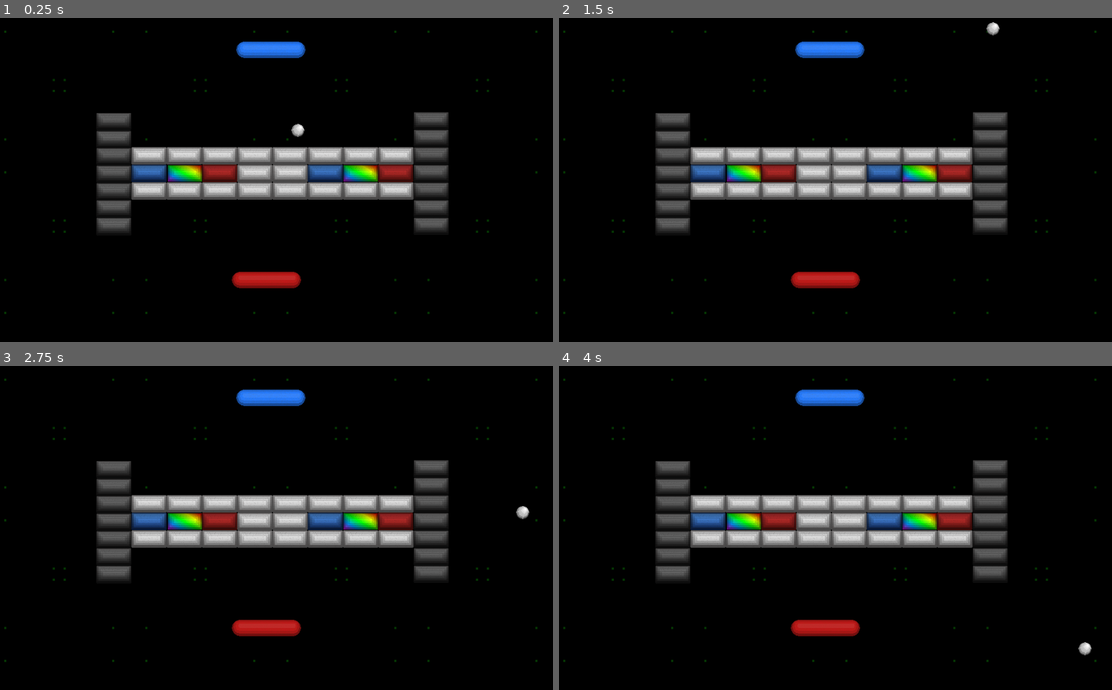
Above: before the commit, frames 1-4 (two rows, left to right).
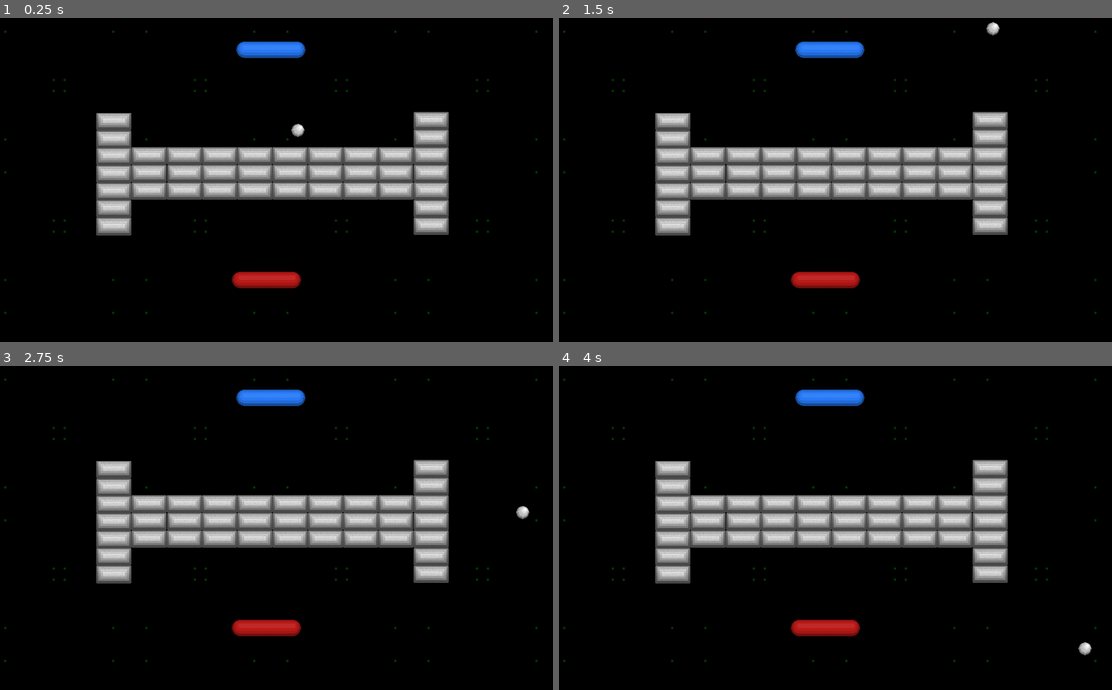
Above: after the commit, the same moments.

Repository: hiniko/BreakoutVs
Game: Godot game, scene res://Scenes/TestArena.tscn
Same seed, same stepped clock (60 frames per second), same inputs: the game is played once before the commit and once after it.
Inputs:
- Up to frame 1 (0.25 s): no input
- Up to frame 2 (1.5 s): no input
- Up to frame 3 (2.75 s): no input
- Up to frame 4 (4 s): no input

The runs differ from the first frame. In frame 1, 6.9% of the frame differs, in the area x 17-82%, y 28-68%; in frame 2, 6.9%; in frame 3, 6.9%; in frame 4, 6.9%.

Commit message:
Work on getting brick collisions working

Diff:
--- a/BreakoutVs/Actors/Ball.tscn
+++ b/BreakoutVs/Actors/Ball.tscn
@@ -6,11 +6,13 @@
 [sub_resource type="CircleShape2D" id=1]
 radius = 12.4958
 
-[node name="Ball" type="KinematicBody2D"]
+[node name="Ball" type="KinematicBody2D" groups=[
+"balls",
+]]
 script = ExtResource( 2 )
+
+[node name="Ball" type="Sprite" parent="."]
+texture = ExtResource( 1 )
 
 [node name="CollisionShape2D" type="CollisionShape2D" parent="."]
 shape = SubResource( 1 )
-
-[node name="Ball" type="Sprite" parent="."]
-texture = ExtResource( 1 )
--- a/BreakoutVs/Actors/Bricks.tscn
+++ b/BreakoutVs/Actors/Bricks.tscn
@@ -1,14 +1,17 @@
 [gd_scene load_steps=4 format=2]
 
-[ext_resource path="res://Assets/BlueBrick.png" type="Texture" id=1]
+[ext_resource path="res://Assets/NeutralBrick.png" type="Texture" id=1]
 [ext_resource path="res://Src/Brick.gd" type="Script" id=2]
 
 [sub_resource type="RectangleShape2D" id=1]
 extents = Vector2( 32, 16 )
 
-[node name="Brick" type="KinematicBody2D"]
+[node name="Brick" type="RigidBody2D"]
+mode = 1
+gravity_scale = 0.0
+contacts_reported = 5
+contact_monitor = true
 script = ExtResource( 2 )
-type = 2
 
 [node name="CollisionShape2D" type="CollisionShape2D" parent="."]
 shape = SubResource( 1 )
--- a/BreakoutVs/Actors/Paddle.tscn
+++ b/BreakoutVs/Actors/Paddle.tscn
@@ -1,5 +1,6 @@
-[gd_scene load_steps=3 format=2]
+[gd_scene load_steps=4 format=2]
 
+[ext_resource path="res://Assets/P2Paddle.png" type="Texture" id=1]
 [ext_resource path="res://Src/Paddle.gd" type="Script" id=2]
 
 [sub_resource type="CapsuleShape2D" id=1]
@@ -10,8 +11,9 @@
 script = ExtResource( 2 )
 paddle = 1
 
+[node name="Sprite" type="Sprite" parent="."]
+texture = ExtResource( 1 )
+
 [node name="CollisionShape2D" type="CollisionShape2D" parent="."]
 rotation = 1.5708
 shape = SubResource( 1 )
-
-[node name="Sprite" type="Sprite" parent="."]
--- a/BreakoutVs/Scenes/TestArena.tscn
+++ b/BreakoutVs/Scenes/TestArena.tscn
@@ -87,150 +87,114 @@
 
 [node name="Brick" parent="Bricks" instance=ExtResource( 1 )]
 position = Vector2( 355.27, 320 )
-type = 0
 
 [node name="Brick3" parent="Bricks" instance=ExtResource( 1 )]
 position = Vector2( 483.27, 320 )
-type = 0
 
 [node name="Brick4" parent="Bricks" instance=ExtResource( 1 )]
 position = Vector2( 611.27, 320 )
-type = 0
 
 [node name="Brick5" parent="Bricks" instance=ExtResource( 1 )]
 position = Vector2( 739.28, 320 )
-type = 0
 
 [node name="Brick6" parent="Bricks" instance=ExtResource( 1 )]
 position = Vector2( 355.27, 256 )
-type = 0
 
 [node name="Brick7" parent="Bricks" instance=ExtResource( 1 )]
 position = Vector2( 483.27, 256 )
-type = 0
 
 [node name="Brick8" parent="Bricks" instance=ExtResource( 1 )]
 position = Vector2( 611.27, 256 )
-type = 0
 
 [node name="Brick9" parent="Bricks" instance=ExtResource( 1 )]
 position = Vector2( 739.28, 256 )
-type = 0
 
 [node name="Brick10" parent="Bricks" instance=ExtResource( 1 )]
 position = Vector2( 291.27, 320 )
-type = 0
 
 [node name="Brick11" parent="Bricks" instance=ExtResource( 1 )]
 position = Vector2( 419.27, 320 )
-type = 0
 
 [node name="Brick12" parent="Bricks" instance=ExtResource( 1 )]
 position = Vector2( 547.27, 320 )
-type = 0
 
 [node name="Brick13" parent="Bricks" instance=ExtResource( 1 )]
 position = Vector2( 675.278, 320 )
-type = 0
 
 [node name="Brick14" parent="Bricks" instance=ExtResource( 1 )]
 position = Vector2( 291.27, 256 )
-type = 0
 
 [node name="Brick15" parent="Bricks" instance=ExtResource( 1 )]
 position = Vector2( 419.27, 256 )
-type = 0
 
 [node name="Brick16" parent="Bricks" instance=ExtResource( 1 )]
 position = Vector2( 547.27, 256 )
-type = 0
 
 [node name="Brick17" parent="Bricks" instance=ExtResource( 1 )]
 position = Vector2( 675.278, 256 )
-type = 0
 
 [node name="Brick18" parent="Bricks" instance=ExtResource( 1 )]
 position = Vector2( 483.27, 288 )
-type = 0
 
 [node name="Brick19" parent="Bricks" instance=ExtResource( 1 )]
 position = Vector2( 419.278, 288 )
-type = 1
 
 [node name="Brick20" parent="Bricks" instance=ExtResource( 1 )]
 position = Vector2( 611.27, 288 )
 
 [node name="Brick21" parent="Bricks" instance=ExtResource( 1 )]
 position = Vector2( 547.27, 288 )
-type = 0
 
 [node name="Brick22" parent="Bricks" instance=ExtResource( 1 )]
 position = Vector2( 737.78, 288 )
-type = 1
 
 [node name="Brick24" parent="Bricks" instance=ExtResource( 1 )]
 position = Vector2( 355.77, 288 )
-type = 3
 
 [node name="Brick25" parent="Bricks" instance=ExtResource( 1 )]
 position = Vector2( 675.27, 288 )
-type = 3
 
 [node name="Brick26" parent="Bricks" instance=ExtResource( 1 )]
 position = Vector2( 226.77, 257.5 )
-type = 4
 
 [node name="Brick27" parent="Bricks" instance=ExtResource( 1 )]
 position = Vector2( 227.27, 289.5 )
-type = 4
 
 [node name="Brick28" parent="Bricks" instance=ExtResource( 1 )]
 position = Vector2( 227.27, 321.5 )
-type = 4
 
 [node name="Brick29" parent="Bricks" instance=ExtResource( 1 )]
 position = Vector2( 803.27, 256 )
-type = 4
 
 [node name="Brick30" parent="Bricks" instance=ExtResource( 1 )]
 position = Vector2( 803.27, 224 )
-type = 4
 
 [node name="Brick31" parent="Bricks" instance=ExtResource( 1 )]
 position = Vector2( 803.27, 192 )
-type = 4
 
 [node name="Brick32" parent="Bricks" instance=ExtResource( 1 )]
 position = Vector2( 803.27, 384 )
-type = 4
 
 [node name="Brick33" parent="Bricks" instance=ExtResource( 1 )]
 position = Vector2( 803.27, 352 )
-type = 4
 
 [node name="Brick34" parent="Bricks" instance=ExtResource( 1 )]
 position = Vector2( 227.27, 384.5 )
-type = 4
 
 [node name="Brick35" parent="Bricks" instance=ExtResource( 1 )]
 position = Vector2( 227.27, 352.5 )
-type = 4
 
 [node name="Brick36" parent="Bricks" instance=ExtResource( 1 )]
 position = Vector2( 226.77, 226.026 )
-type = 4
 
 [node name="Brick37" parent="Bricks" instance=ExtResource( 1 )]
 position = Vector2( 226.77, 193.5 )
-type = 4
 
 [node name="Brick38" parent="Bricks" instance=ExtResource( 1 )]
 position = Vector2( 803.27, 288 )
-type = 4
 
 [node name="Brick39" parent="Bricks" instance=ExtResource( 1 )]
 position = Vector2( 803.27, 320 )
-type = 4
 
 [node name="Balls" type="Node" parent="."]
 
--- a/BreakoutVs/Src/Ball.gd
+++ b/BreakoutVs/Src/Ball.gd
@@ -1,11 +1,16 @@
+tool
+
 extends KinematicBody2D
-
 
 var velocity = Vector2(200,200)
 # Called when the node enters the scene tree for the first time.
 func _ready():
-	pass # Replace with function body.
+	add_to_group("balls")
+
 func _physics_process(delta):
+	if(Engine.editor_hint):
+		return
+
 	var collision_info = move_and_collide(velocity*delta)
 	if collision_info:
 		velocity = velocity.bounce(collision_info.normal)
--- a/BreakoutVs/Src/Brick.gd
+++ b/BreakoutVs/Src/Brick.gd
@@ -1,6 +1,6 @@
 tool
 
-extends KinematicBody2D
+extends RigidBody2D
 
 enum BrickTypes {
 	Neutral,
@@ -17,9 +17,7 @@
 	if is_inside_tree():
 		var sprite = get_node("./Sprite")
 		var name = "res://Assets/" + BrickTypes.keys()[value]
-		sprite.texture = load(name + "Brick.png"  )
-
-
+		sprite.texture = load(name + "Brick.png")
 
 # Update the brick when updated in editor
 #func property_list_changed_notify():
@@ -29,8 +27,18 @@
 # Called when the node enters the scene tree for the first time.
 func _ready():
 	UpdateSprite(type)
+	add_to_group("bricks")
 
+func _physics_process(_delta):
+	if(Engine.editor_hint):
+		return
 
-# Called every frame. 'delta' is the elapsed time since the previous frame.
-#func _process(delta):
-#	pass
+	var collisions = get_colliding_bodies()
+	for body in collisions:
+		if(body.in_group == "balls"):
+			print("A ball hit me! I guess I'm done...")
+			queue_free()
+
+func _on_body_entered(_body):
+	print("Got hit, Time to go...")
+	queue_free()
--- a/BreakoutVs/Src/Paddle.gd
+++ b/BreakoutVs/Src/Paddle.gd
@@ -30,7 +30,6 @@
 	if(Engine.editor_hint):
 		return;
 
-	print(InputHeader)
 	# This is better not in input as we don't have keyrepeat issues
 	# we are seeing in MacOS. You shoudln't have to turn off your
 	# key repeat to do this...
